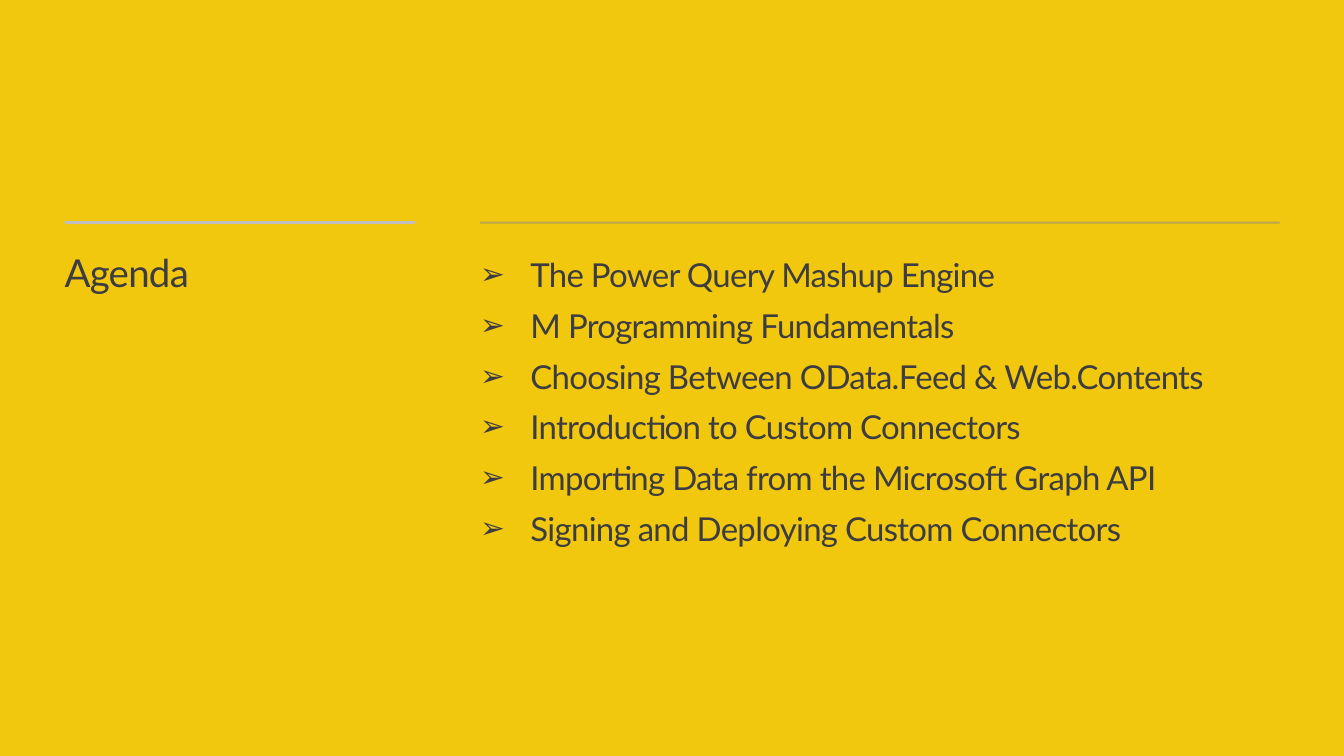
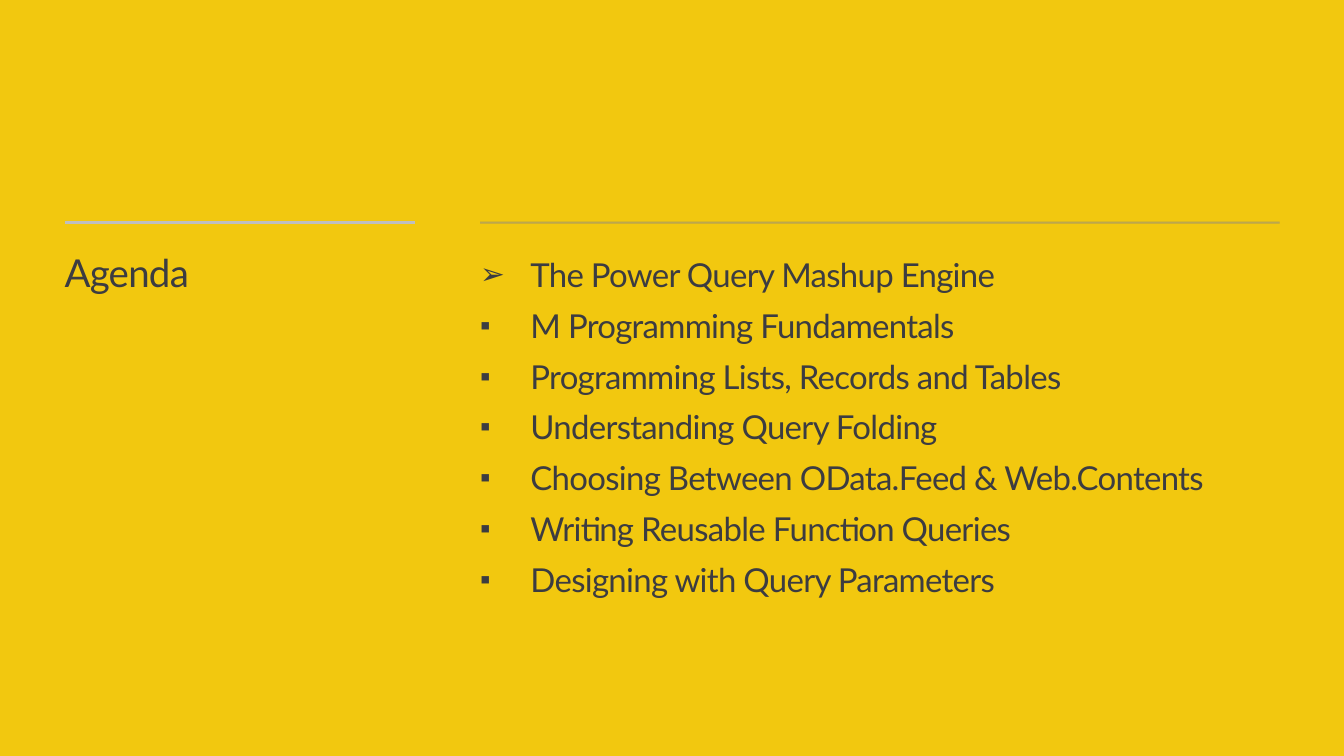
Before and after one commit to PowerBiDevCamp/Camp-Sessions, a slide deck: slide 4 of Session 08 - Intro to M Programming.pptx. Drawn at 1344x756 pixels with LibreOffice and Linux fonts; fonts in the diff are those of the drawing; background and template pictures are left out. Boxes give left, top, right and bottom in pixels: in the first picture for what was removed or moved away, otherwise in the second. Text is boxed around its words. In the diff, an @@ line names an element or a change of style, - is before the commit and + after.

```diff
--- a/Session 08 - Intro to M Programming.pptx
+++ b/Session 08 - Intro to M Programming.pptx
@@ text at (530,313,1203,496): bullet ➢ to ▪ @@
@@ text at (530,364,1061,445): paragraphs added @@
+▪ Programming Lists, Records and Tables
+▪ Understanding Query Folding
@@ text at (530,516,1011,598): text changed @@
-➢ Introduction to Custom Connectors
-➢ Importing Data from the Microsoft Graph API
-➢ Signing and Deploying Custom Connectors
+▪ Writing Reusable Function Queries
+▪ Designing with Query Parameters
```
Also in this commit, not shown: 7 other slides changed, 23 slides added, 14 slides removed, 1 other file.
